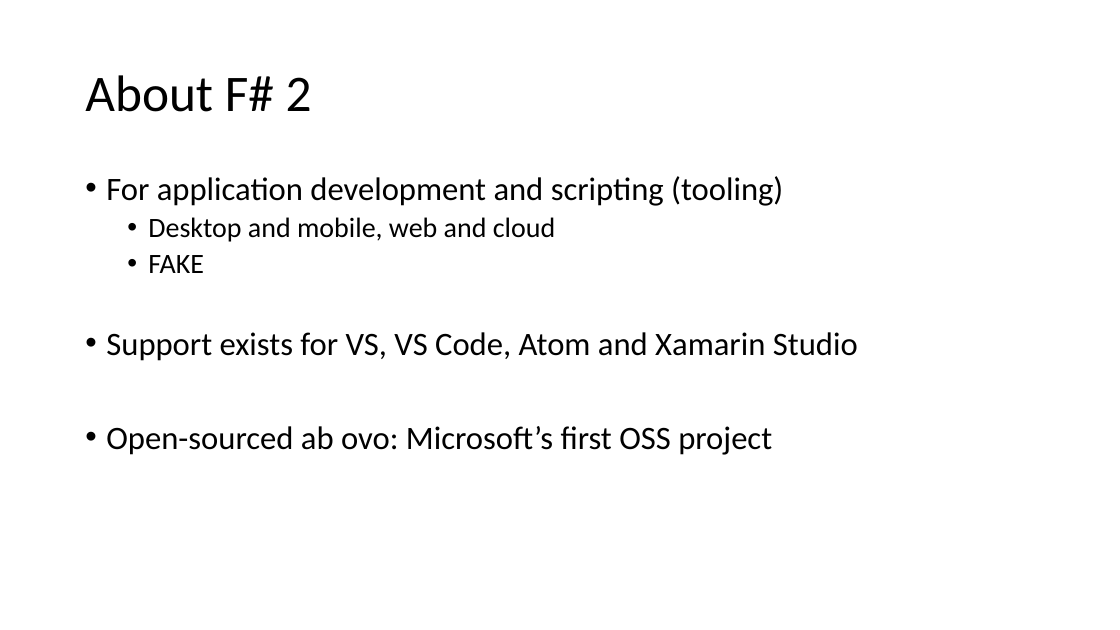
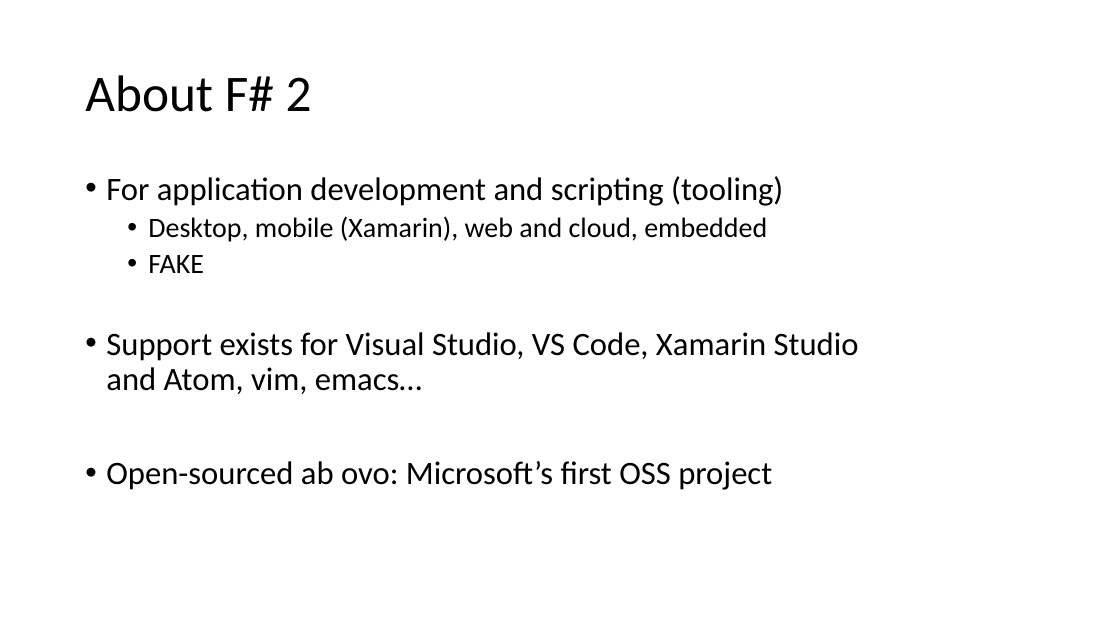
Before and after one commit to FoggyFinder/FSharpDemo, a slide deck: slide 3 of docs/FSharp.pptx. Drawn at 1120x630 pixels with LibreOffice and Linux fonts; fonts in the diff are those of the drawing. Boxes give left, top, right and bottom in pixels: in the first picture for what was removed or moved away, otherwise in the second. Text is boxed around its words. In the diff, an @@ line names an element or a change of style, - is before the commit and + after.

Commit message:
Presentation update

```diff
--- a/docs/FSharp.pptx
+++ b/docs/FSharp.pptx
@@ text at (148, 216, 767, 242): text changed @@
-  • Desktop and mobile, web and cloud
+  • Desktop, mobile (Xamarin), web and cloud, embedded
@@ text at (106, 332, 859, 394): text changed @@
-• Support exists for VS, VS Code, Atom and Xamarin Studio
+• Support exists for Visual Studio, VS Code, Xamarin Studio
+  and Atom, vim, emacs…
```
Also in this commit, not shown: 2 other slides changed, 1 other file.
